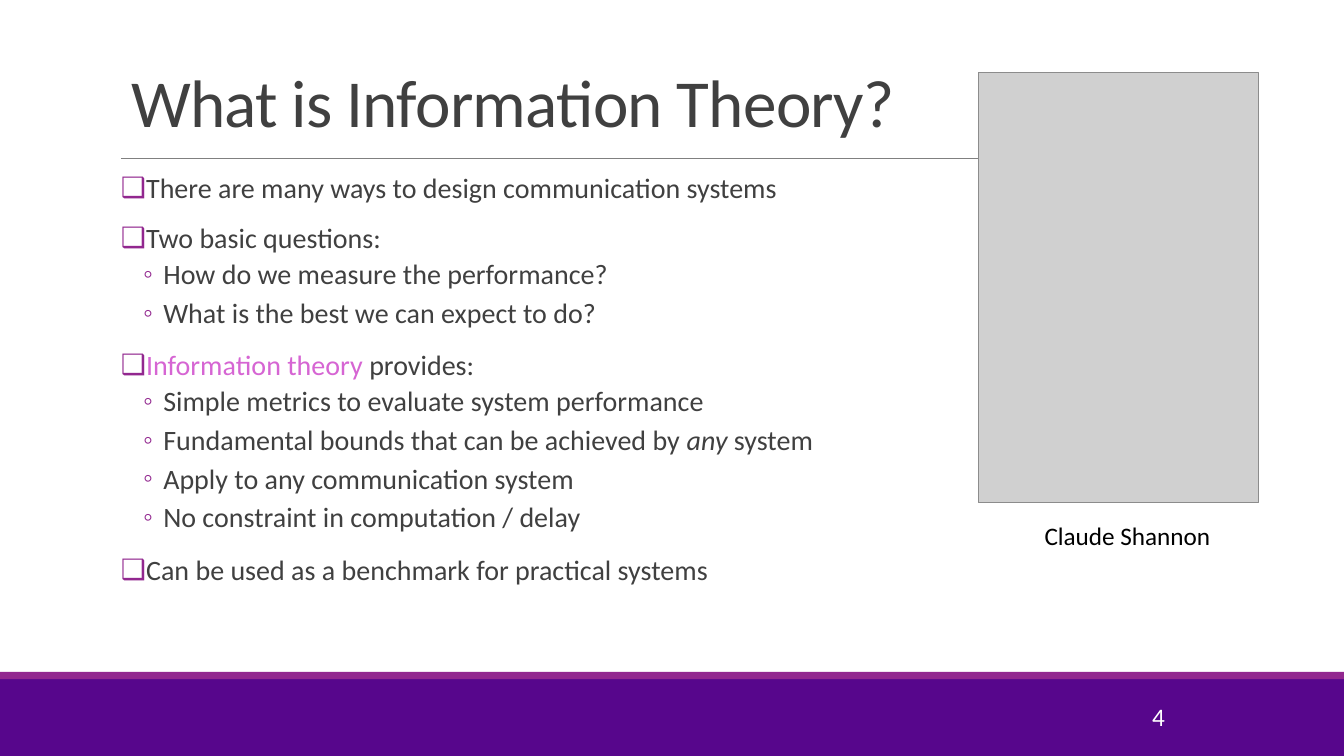
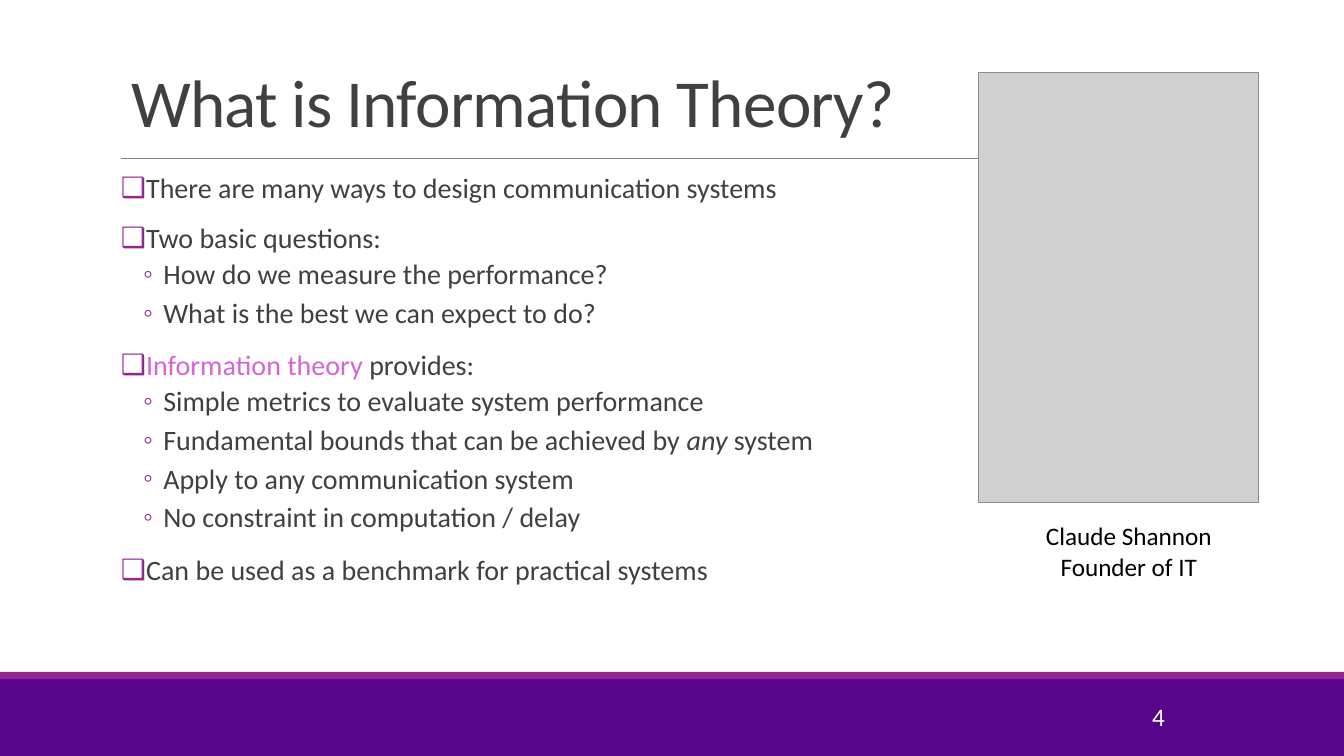
Before and after one commit to sdrangan/digitalcomm, a slide deck: slide 4 of Lectures/Unit11_Capacity.pptx. Drawn at 1344x756 pixels with LibreOffice and Linux fonts; fonts in the diff are those of the drawing; grey boxes stand for pictures; background and template pictures are left out. Boxes give left, top, right and bottom in pixels: in the first picture for what was removed or moved away, otherwise in the second. Text is boxed around its words. In the diff, an @@ line names an element or a change of style, - is before the commit and + after.

```diff
--- a/Lectures/Unit11_Capacity.pptx
+++ b/Lectures/Unit11_Capacity.pptx
@@ text at <box>1046,527,1212,577</box>: text changed @@
-Claude Shannon
+Claude Shannon
+Founder of IT
```
Also in this commit, not shown: 2 slides added, 1 slide removed, 1 other file.
